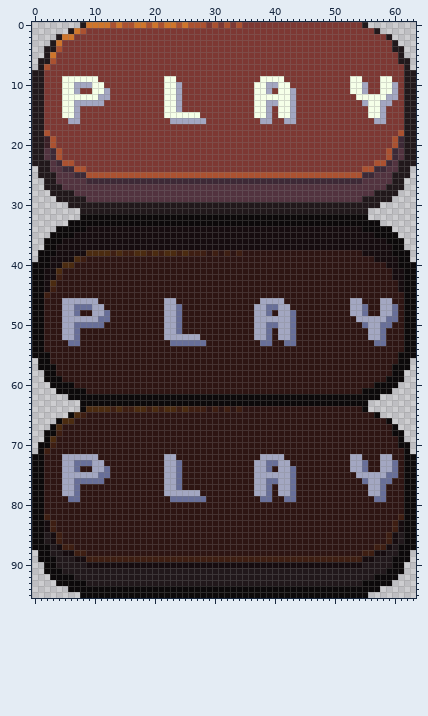
Pixel-art file, stored at out/assets/undone/button.aseprite. Above, as it was before the edit.
64x128 pixels, 1 frame. Colours within 5 levels of each other are drawn and written as one. The old version is drawn lined up with the new one, on the new canvas.
And afterwards:
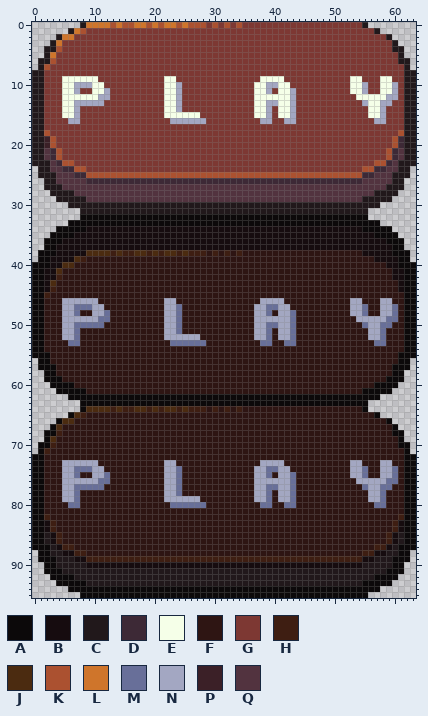
Palette (. is transparent): A #0c090a  B #160c0f  C #21181b  D #3d2936  E #f5ffe8  F #2e1513  G #7d3833  H #3e1e12  J #4b2b10  K #ab5130  L #cf752b  M #686f99  N #a3a7c2  P #3b2027  Q #52333f
Change:
canvas 64x128 -> 64x96 (the part of the old canvas that was cut away was empty and is not shown)
Changed rows in their new state; - is an unchanged pixel.
first column x 5:
72 FFFFFF-----------FF--------------FFFF-----------FF---FF-
73 --NNN-F------------F------------F-NN-F------------F----F
74 ---MM--F---------------------------M--F-----------------
75 --MFF-N---------------------------MF------------N-MFF-N-
76 --NNNN-M--------------------------NN-------------NN--N-M
77 ---MMMM----------------------------M--------------M---M-
78 -------------------MFFF---------------------------------
79 NN---------------NNNNNNF--------NN--NN-------------NN---
80 -MM---------------MMMMMM---------MM--MM-------------MM--
